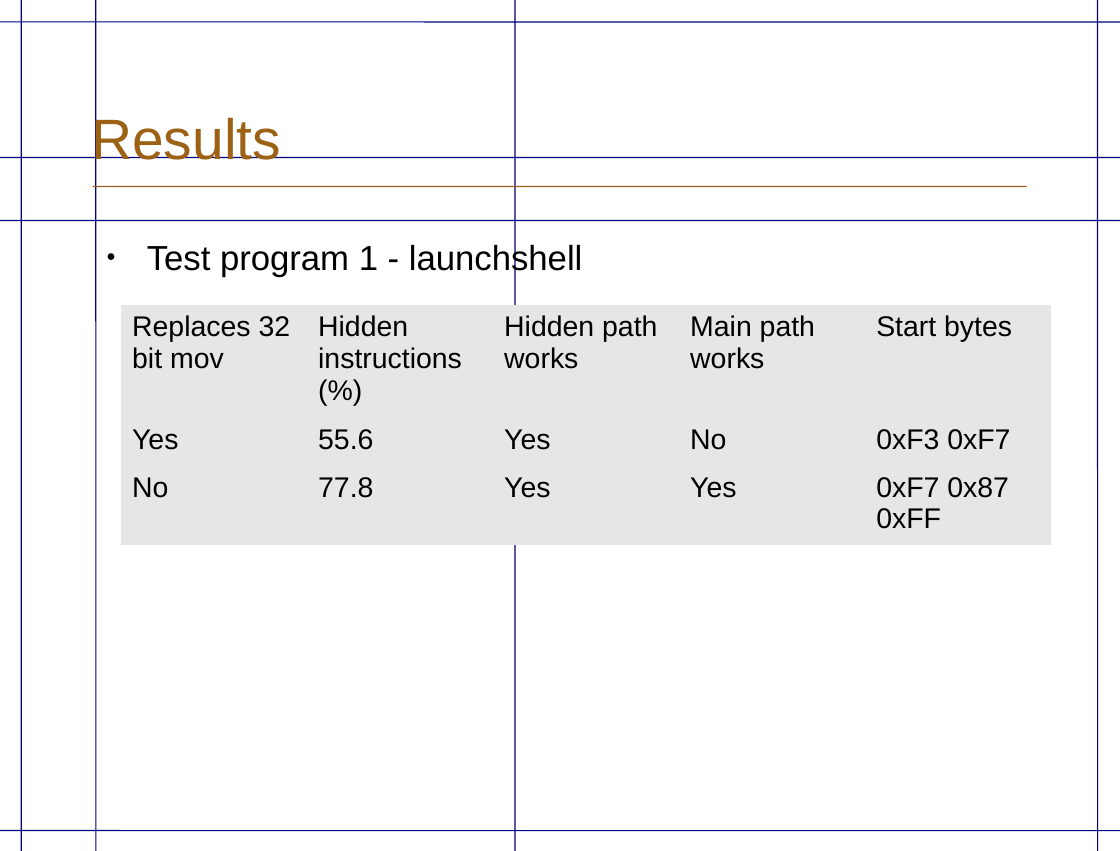
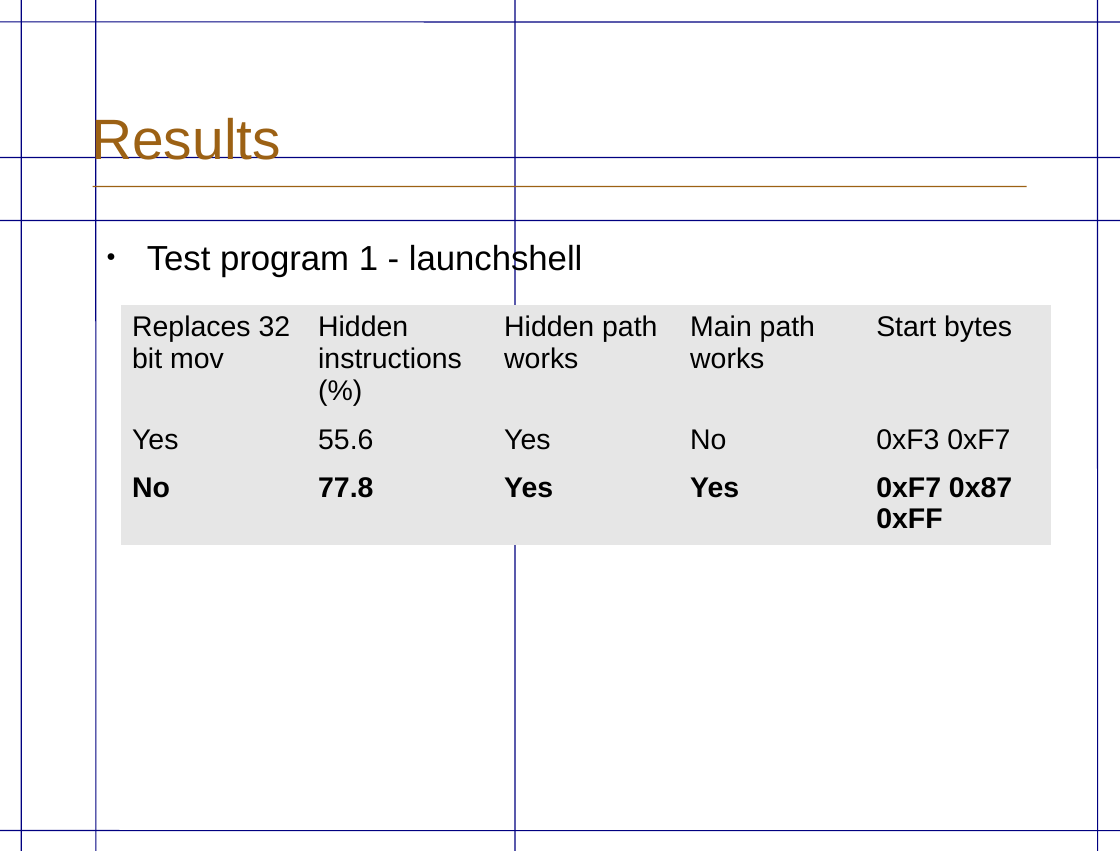
Before and after one commit to eriknylander/exjobb, a slide deck: slide 26 of Presentation/ExjobbPresentation _english.odp (slide 23 before the commit). Drawn at 1120x851 pixels with LibreOffice and Linux fonts; fonts in the diff are those of the drawing; background and template pictures are left out. Boxes give left, top, right and bottom in pixels: in the first picture for what was removed or moved away, otherwise in the second. Text is boxed around its words. In the diff, an @@ line names an element or a change of style, - is before the commit and + after.

```diff
--- a/Presentation/ExjobbPresentation _english.odp
+++ b/Presentation/ExjobbPresentation _english.odp
@@ table at bbox=[121, 305, 1054, 545] @@
@@ bold on in "No", "77.8", "Yes", "Yes" and 1 more places @@
```
Also in this commit, not shown: 10 other slides changed, 5 slides added, 2 slides removed, 2 other files.
